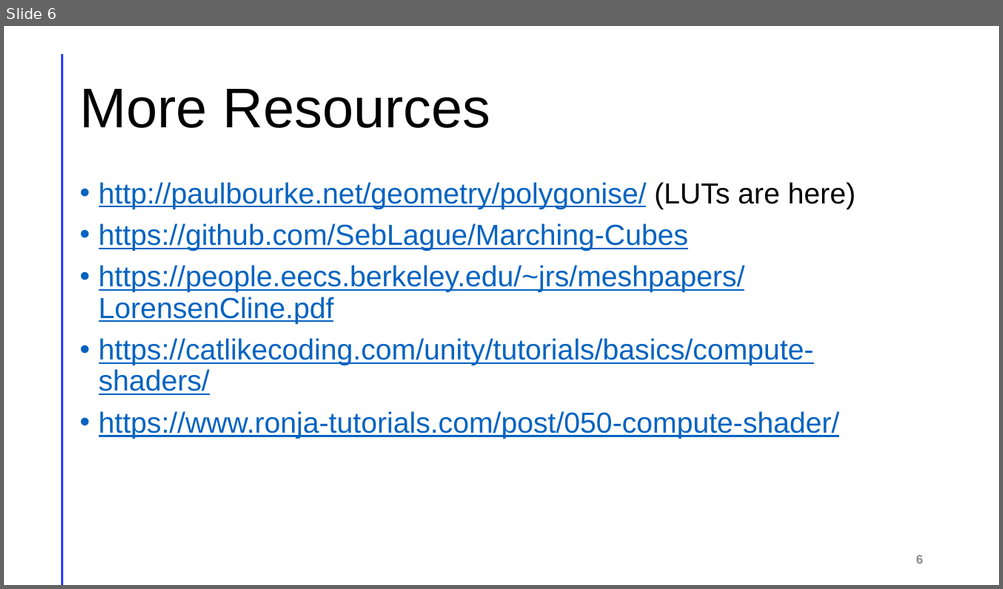
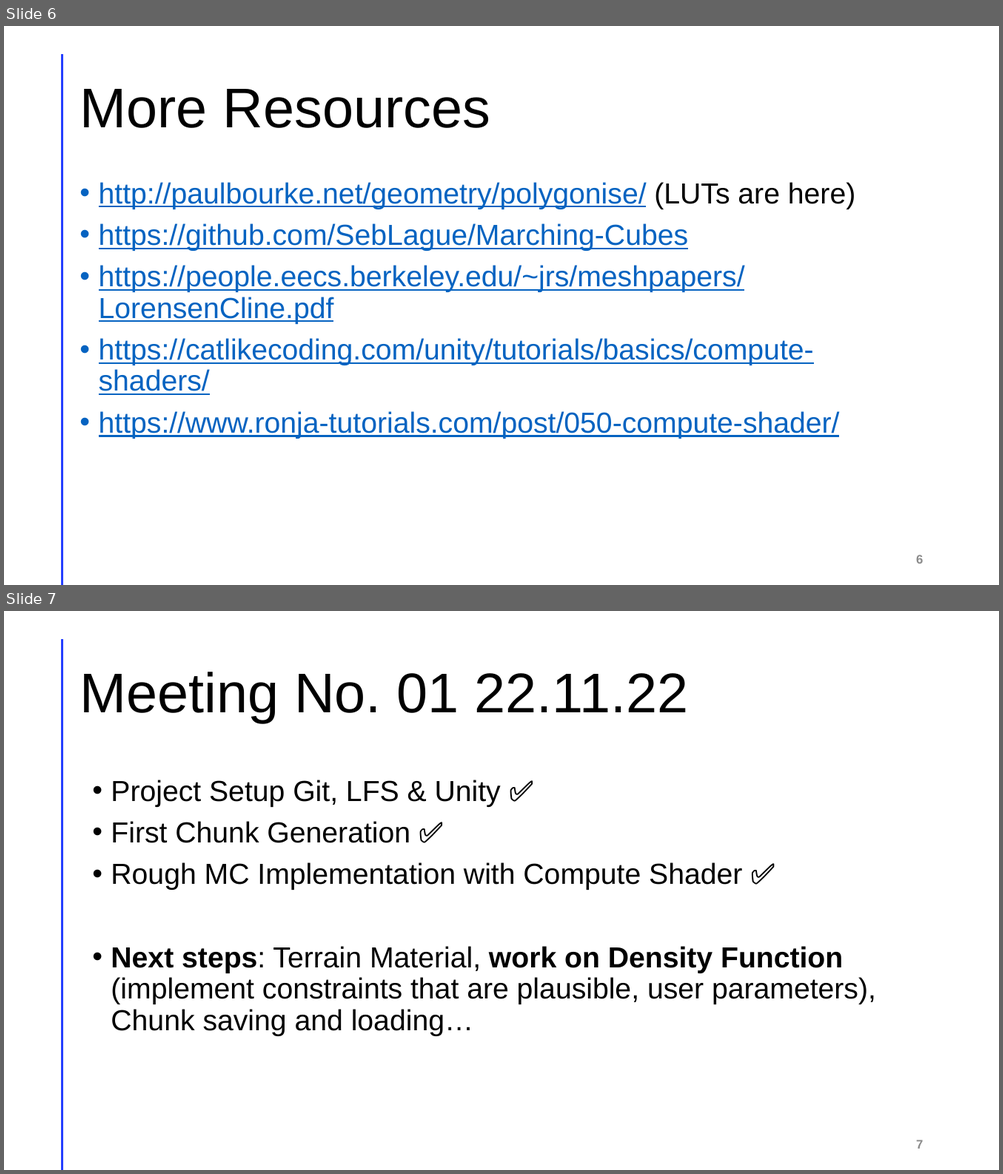
Before and after one commit to je-lehmann/cg_terrain_generator, a slide deck: Computergrafik Praktikum.pptx. Shown one above the other, each under a label of ours: slide 6 before the commit, slides 6 and 7 after it. The pictures are 1003x589 and 1003x1174 pixels, drawn with LibreOffice and Linux fonts; fonts in the diff are those of the drawing. Boxes give left, top, right and bottom in pixels: in the first picture for what was removed or moved away, otherwise in the second. Text is boxed around its words. In the diff, an @@ line names an element or a change of style, - is before the commit and + after.

Commit message:
Added First Chunk Generation with MC

```diff
--- a/Computergrafik Praktikum.pptx
+++ b/Computergrafik Praktikum.pptx
@@ slide 7 added at <box>4,611,999,1170</box>, background #FFFFFF; not listed: 1 template element that a slide beside it also shows @@
@@ title added at <box>79,672,688,723</box>, 54 pt, text #000000 @@
+Meeting No. 01 22.11.22
@@ text added at <box>111,780,876,1037</box>, 28 pt, text #000000 @@
+• Project Setup Git, LFS & Unity ✅
+• First Chunk Generation ✅
+• Rough MC Implementation with Compute Shader ✅
+• Next steps: Terrain Material, work on Density Function (implement constraints that are plausible, user parameters), Chunk saving and loading…
@@ page number added at <box>916,1140,922,1149</box>, 12 pt, text #8C8C8C, bold @@
+7
```
Also in this commit, not shown: 17 other files.
